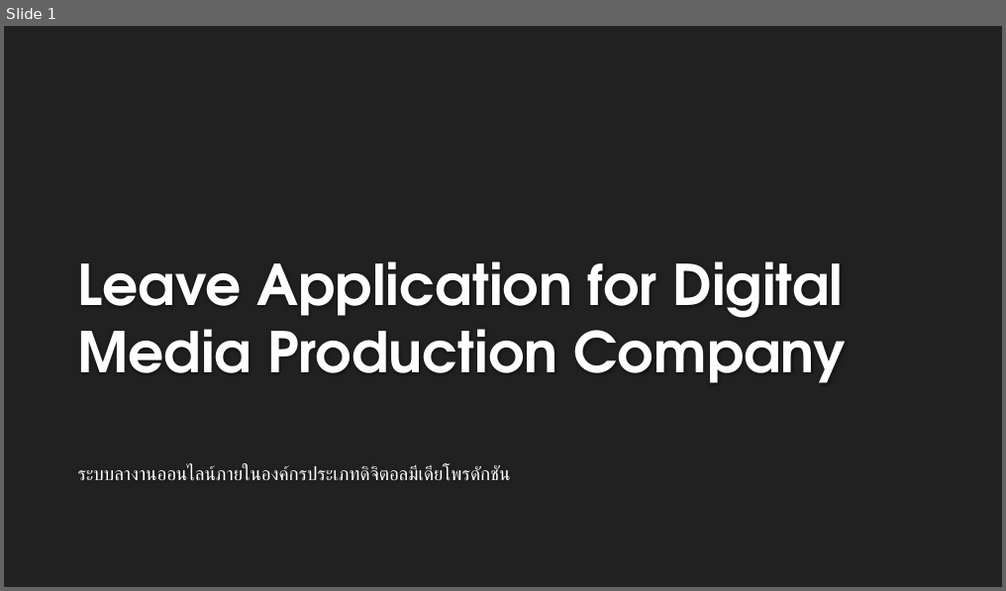
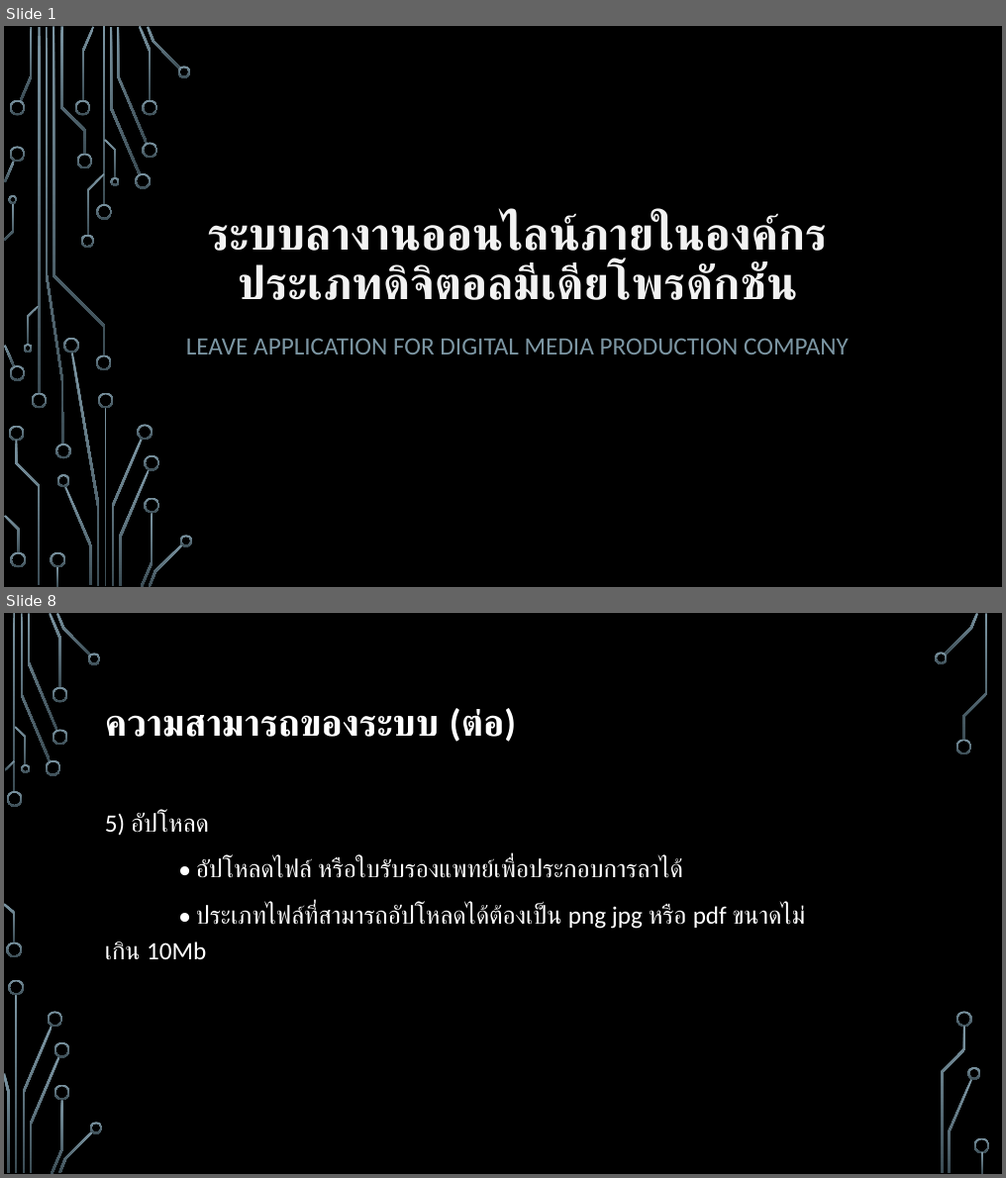
Before and after one commit to MrFermz/leaveAppDoc, a slide deck: Present/master.pptx. Shown one above the other, each under a label of ours: slide 1 before the commit, slides 1 and 8 after it; the slides between them are not shown. The pictures are 1006x591 and 1006x1178 pixels, drawn with LibreOffice and Linux fonts; fonts in the diff are those of the drawing; background and template pictures are left out. Boxes give left, top, right and bottom in pixels: in the first picture for what was removed or moved away, otherwise in the second. Text is boxed around its words. In the diff, an @@ line names an element or a change of style, - is before the commit and + after.

```diff
--- a/Present/master.pptx
+++ b/Present/master.pptx
@@ slide 8 added at box(4, 613, 1002, 1174), background picture (left out) @@
@@ title added at box(105, 708, 516, 742), 36 pt, text #FFFFFF, bold @@
+ความสามารถของระบบ (ต่อ)
@@ text added at box(105, 812, 806, 960), 24 pt, text #FFFFFF @@
+5) อัปโหลด
+• อัปโหลดไฟล์ หรือใบรับรองแพทย์เพื่อประกอบการลาได้
+• ประเภทไฟล์ที่สามารถอัปโหลดได้ต้องเป็น png jpg หรือ pdf ขนาดไม่ เกิน 10Mb
@@ group added at box(4, 613, 990, 1174): 33 freeform shapes, 3 rectangles @@
@@ slide 1 changed as well @@
@@ background #212121 to picture (left out) @@
@@ title "ระบบลางานออนไลน์ภายในองค์กรประเภทดิจิตอลมีเดียโพรดักชัน": place and size @@
-title "ระบบลางานออนไลน์ภายในองค์กรประเภทดิจิตอลมีเดียโพรดักชัน" at box(78, 466, 511, 481)
+title "ระบบลางานออนไลน์ภายในองค์กรประเภทดิจิตอลมีเดียโพรดักชัน" at box(207, 214, 827, 300)
@@ title "ระบบลางานออนไลน์ภายในองค์กรประเภทดิจิตอลมีเดียโพรดักชัน" at box(207, 214, 827, 300): size 18 to 44 pt, text colour #FFFFFF to #F2F2F2, bold on; alignment left to centre; line spacing 1 to 0.9; less space between paragraphs; vertical alignment top to bottom @@
@@ subtitle "LEAVE APPLICATION FOR DIGITAL MEDIA ..." at box(186, 338, 848, 355): vertical alignment bottom to top @@
@@ subtitle at box(186, 338, 848, 355): text changed; size 54 to 24 pt; font TeX Gyre Adventor to Calibri; text colour #FEFEFE to #7C96A3; bold off @@
-Leave Application for Digital Media Production Company
+LEAVE APPLICATION FOR DIGITAL MEDIA PRODUCTION COMPANY
@@ group added at box(4, 26, 193, 587): 50 freeform shapes, 4 rectangles @@
```
Also in this commit, not shown: 15 other slides added, 1 slide removed, 8 other files.
